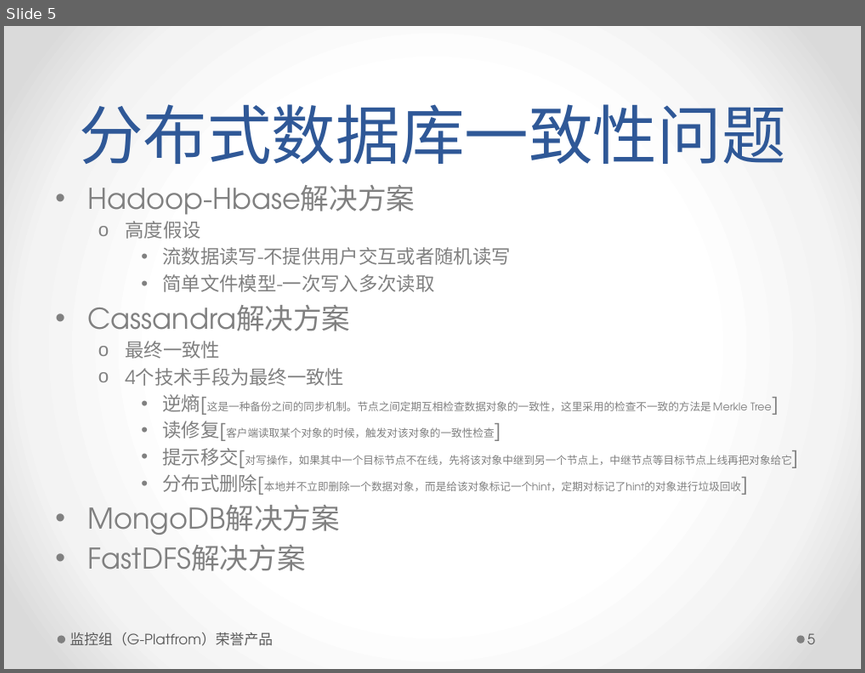
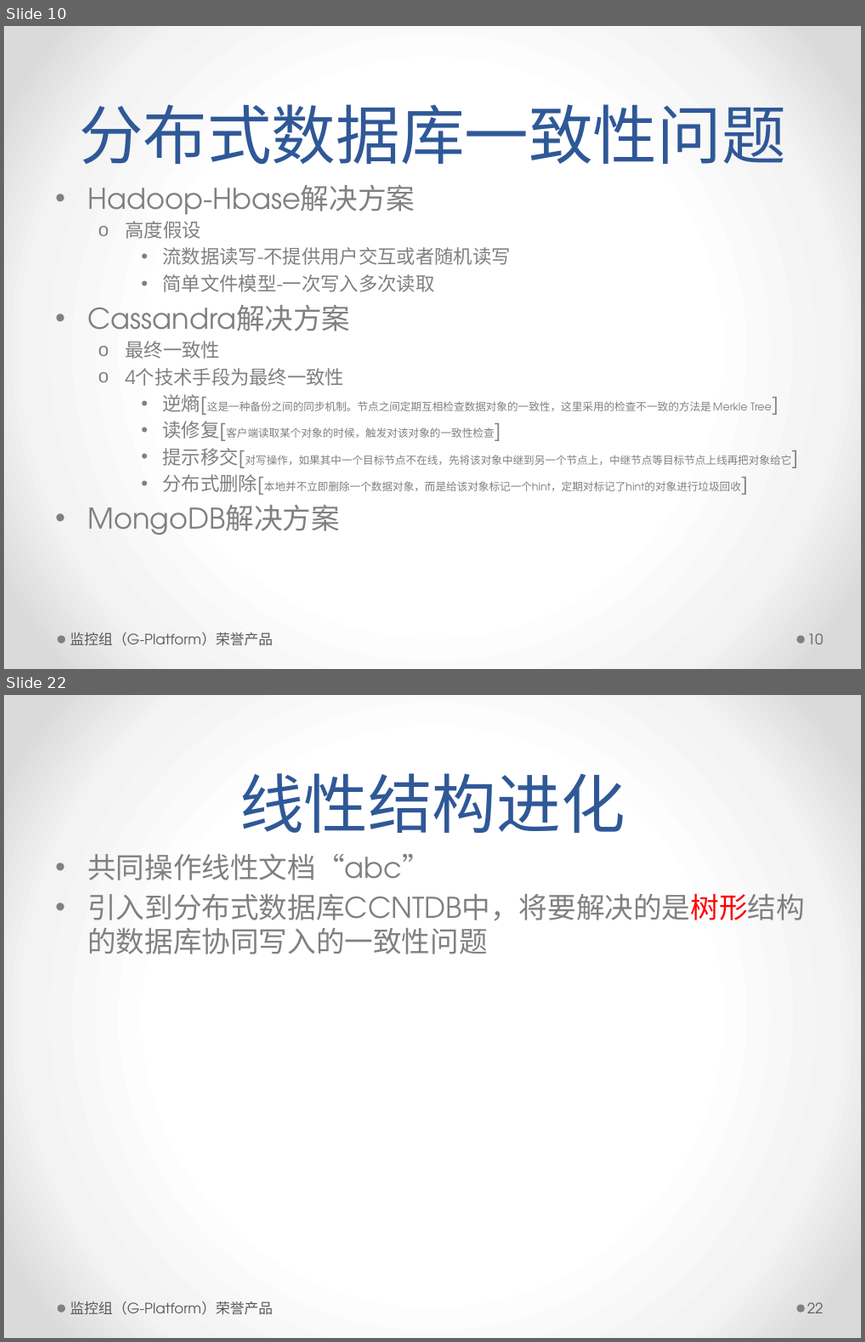
Before and after one commit to ccnt/ccntdb.core.algorithm, a slide deck: Algorithm/文档/ccntDB分布式数据库一致性问题.pptx. Shown one above the other, each under a label of ours: slide 5 before the commit, slides 10 and 22 after it; the slides between them are not shown. The pictures are 865x673 and 865x1342 pixels, drawn with LibreOffice and Linux fonts; fonts in the diff are those of the drawing. Boxes give left, top, right and bottom in pixels: in the first picture for what was removed or moved away, otherwise in the second. Text is boxed around its words. In the diff, an @@ line names an element or a change of style, - is before the commit and + after.

```diff
--- a/Algorithm/文档/ccntDB分布式数据库一致性问题.pptx
+++ b/Algorithm/文档/ccntDB分布式数据库一致性问题.pptx
@@ slide 22 added at bbox=[4, 695, 861, 1338], background gradient #FFFFFF to #F4F4F4 to #DADADA; not listed: 2 template elements that a slide beside it also shows @@
@@ title added at bbox=[239, 773, 625, 833], 54 pt, text #2F5897 @@
+线性结构进化
@@ text added at bbox=[87, 853, 805, 954], 24 pt, text #808080 @@
+• 共同操作线性文档“abc”
+• 引入到分布式数据库CCNTDB中，将要解决的是树形结构的数据库协同写入的一致性问题
@@ text added at bbox=[70, 1301, 273, 1315], 12 pt, text #595959 @@
+监控组（G-Platform）荣誉产品
@@ page number added at bbox=[807, 1302, 823, 1313], 12 pt, text #595959 @@
+22
@@ what was slide 5 is now slide 10 @@
@@ slide 10 changed as well @@
@@ text at bbox=[87, 544, 305, 571]: paragraph removed @@
-• FastDFS解决方案
@@ text at bbox=[70, 632, 273, 646]: text changed @@
-监控组（G-Platfrom）荣誉产品
+监控组（G-Platform）荣誉产品
@@ page number at bbox=[807, 633, 823, 644]: text changed @@
-5
+10
```
Also in this commit, not shown: 9 other slides changed, 28 other slides added.
